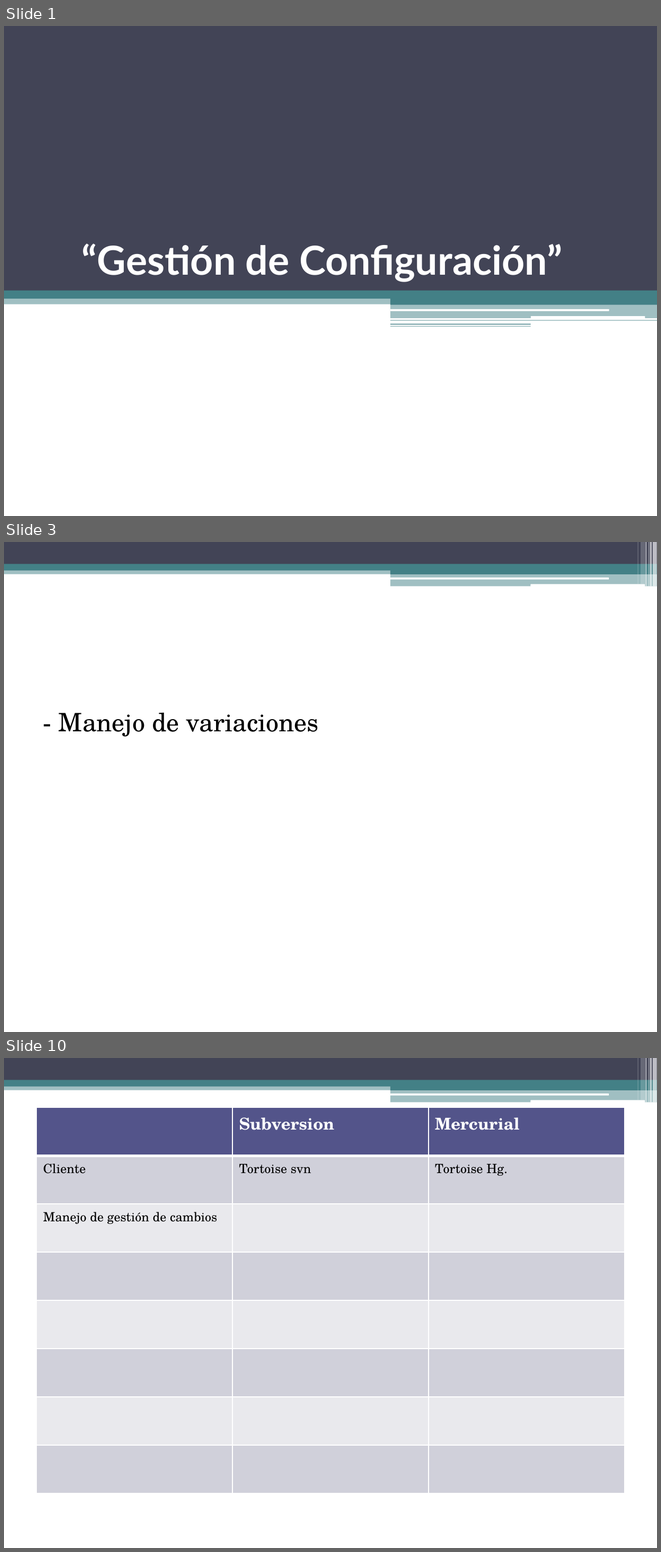
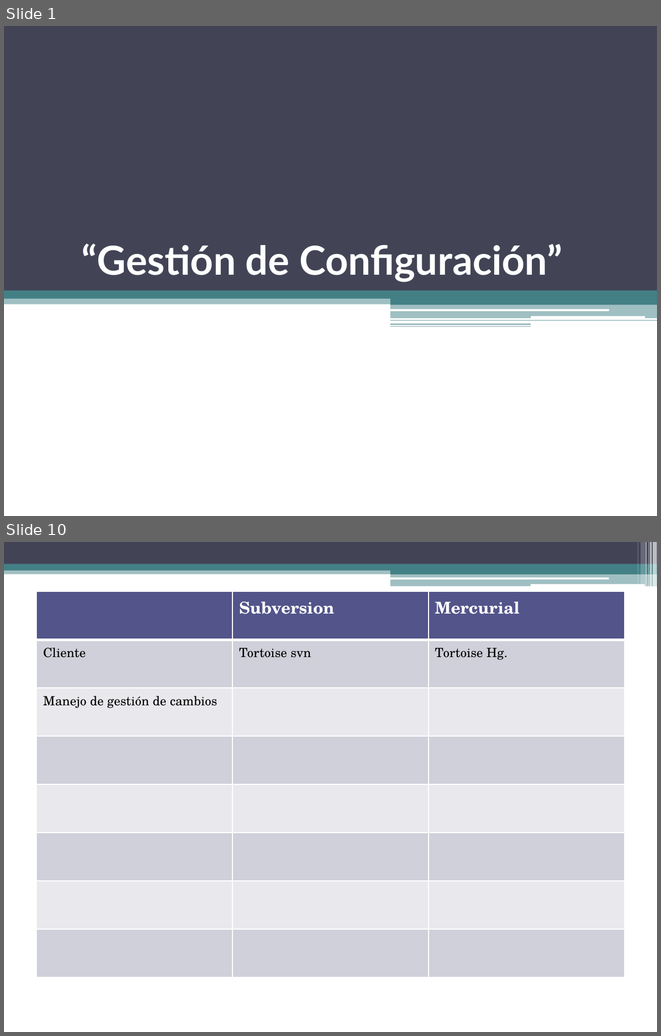
Before and after one commit to gabrielgag89/ing-sw-2012, a slide deck: Gestion de Configuracion.pptx. Shown one above the other, each under a label of ours: slides 1, 3 and 10 before the commit, slides 1 and 10 after it; the slides between them are not shown. The pictures are 661x1552 and 661x1036 pixels, drawn with LibreOffice and Linux fonts; fonts in the diff are those of the drawing. Boxes give left, top, right and bottom in pixels: in the first picture for what was removed or moved away, otherwise in the second. Text is boxed around its words. In the diff, an @@ line names an element or a change of style, - is before the commit and + after.

```diff
--- a/Gestion de Configuracion.pptx
+++ b/Gestion de Configuracion.pptx
@@ slide 3 removed at box(4, 542, 657, 1032), background #FFFFFF; not listed: 13 template elements that a slide beside it also shows @@
@@ text removed at box(59, 712, 319, 737) @@
-- Manejo de variaciones
```
Also in this commit, not shown: 2 slides changed, 6 slides added, 5 other slides removed.
